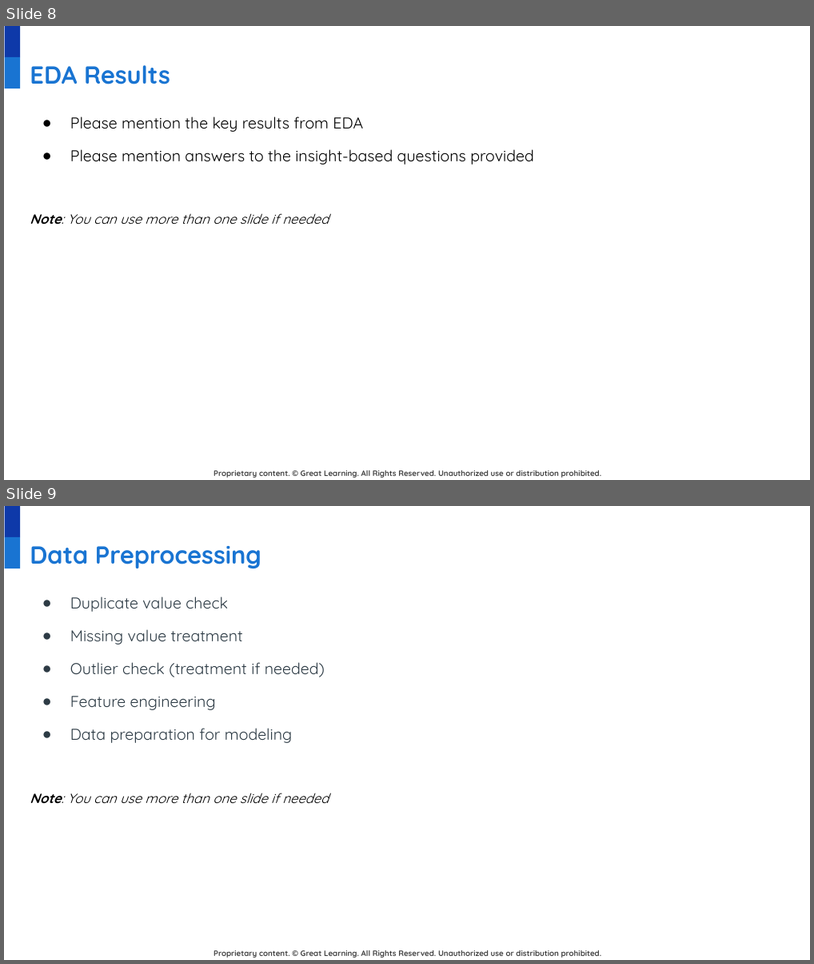
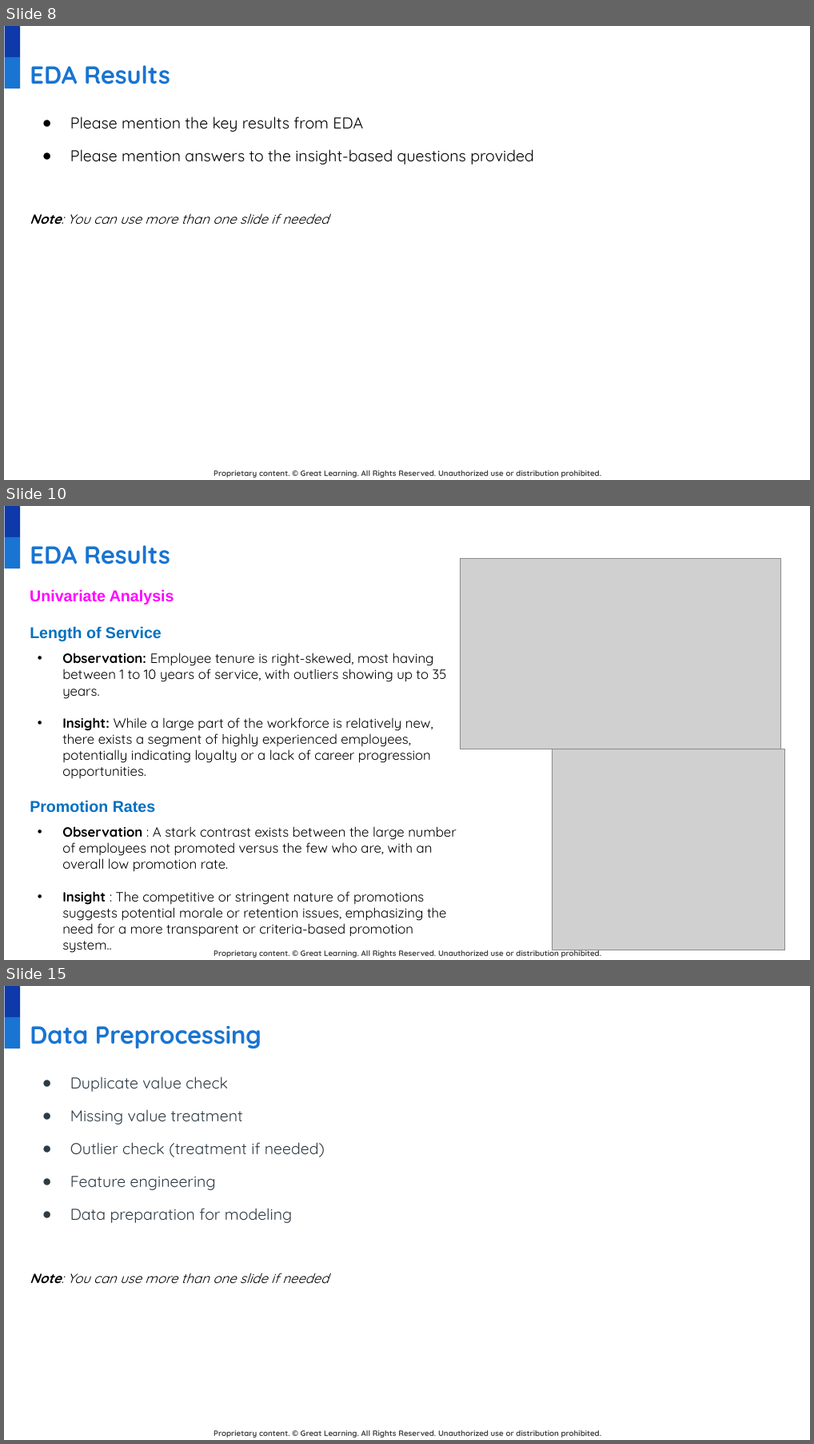
Before and after one commit to developer20sujeet/Python_For_AIML_DataScience, a slide deck: GreatLearningProject/Advanced ML/LowCode_Additional__Project_AML.pptx. Shown one above the other, each under a label of ours: slides 8 and 9 before the commit, slides 8, 10 and 15 after it; the slides between them are not shown. The pictures are 814x964 and 814x1444 pixels, drawn with LibreOffice and Linux fonts; fonts in the diff are those of the drawing; grey boxes stand for pictures; background and template pictures are left out. Boxes give left, top, right and bottom in pixels: in the first picture for what was removed or moved away, otherwise in the second. Text is boxed around its words. In the diff, an @@ line names an element or a change of style, - is before the commit and + after.

```diff
--- a/GreatLearningProject/Advanced ML/LowCode_Additional__Project_AML.pptx
+++ b/GreatLearningProject/Advanced ML/LowCode_Additional__Project_AML.pptx
@@ slide 10 added at <box>4,506,810,960</box>, background #FFFFFF; not listed: 3 template elements that a slide beside it also shows @@
@@ title added at <box>30,545,170,564</box>, 22 pt, text #1974D2, bold @@
+EDA Results
@@ picture added at <box>461,559,782,748</box> @@
@@ text added at <box>30,589,174,604</box>, 14 pt, text #FF00FF, bold @@
+Univariate Analysis
@@ text added at <box>30,626,162,641</box>, 14 pt, text #0070C0, bold @@
+Length of Service
@@ text added at <box>62,652,447,778</box>, 12 pt, text #000000 @@
+• Observation: Employee tenure is right-skewed, most having between 1 to 10 years of service, with outliers showing up to 35 years.
+• Insight: While a large part of the workforce is relatively new, there exists a segment of highly experienced employees, potentially indicating loyalty or a lack of career progression opportunities.
@@ picture added at <box>552,748,786,949</box> @@
@@ text added at <box>30,800,155,812</box>, 14 pt, text #0070C0, bold @@
+Promotion Rates
@@ text added at <box>62,826,456,936</box>, 12 pt, text #000000 @@
+• Observation : A stark contrast exists between the large number of employees not promoted versus the few who are, with an overall low promotion rate.
+• Insight : The competitive or stringent nature of promotions suggests potential morale or retention issues, emphasizing the need for a more transparent or criteria-based promotion system..
@@ what was slide 9 is now slide 15 @@
```
Also in this commit, not shown: 5 other slides added.
